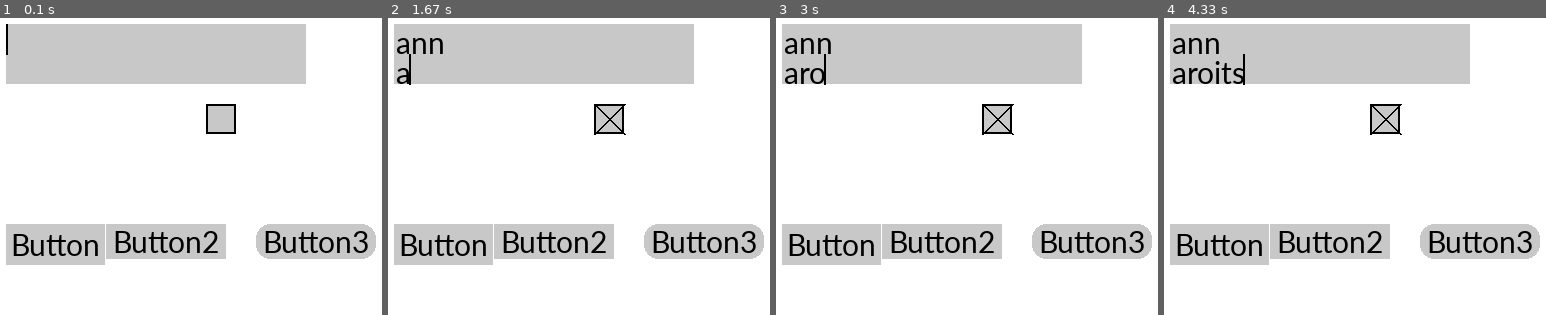
Above: before the commit, frames 1-4 (left to right).
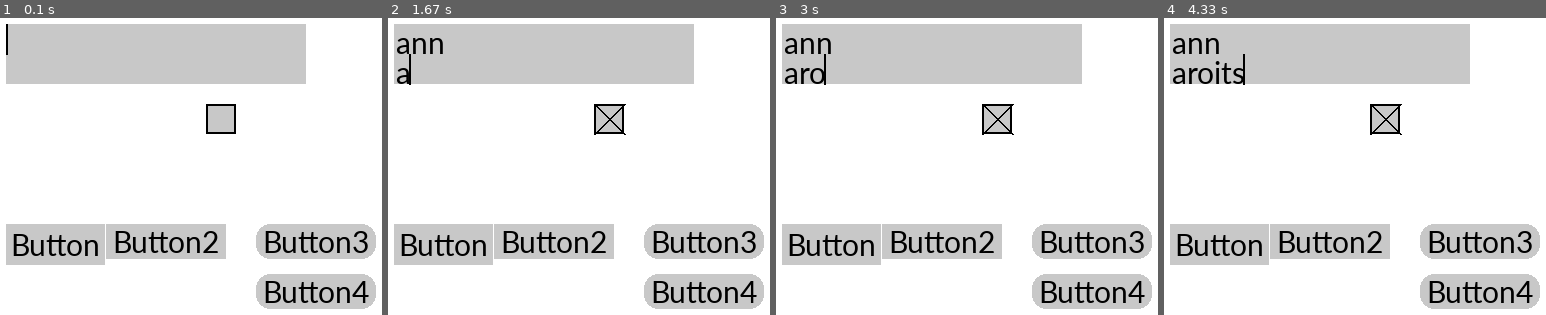
Above: after the commit, the same moments.

Repository: TheBigKahuna353/PygameUI
Game: pygame game, started from Example.py
Two runs of this game, one before a commit and one after it. Both use one fixed random seed, a clock stepped at 60 frames per second and the inputs below.
Inputs (mouse positions are in pixels of both pictures, inside the frame that each line leads up to):
- Up to frame 1 (0.1 s): no input
- Up to frame 2 (1.67 s): type "ann" at 0.33 s; tap Enter at 0.67 s; click (441, 243) at 0.93 s; click (609, 118) at 1.27 s; type "a" at 1.55 s
- Up to frame 3 (3 s): tap Enter at 1.68, 2.23, 2.78 s; type "r" at 2.1 s; type "o" at 2.65 s
- Up to frame 4 (4.33 s): type "i" at 3.2 s; tap Enter at 3.33, 3.88 s; type "t" at 3.75 s; type "s" at 4.3 s

The runs differ from the first frame. In frame 1, 3.5% of the frame differs, in the area x 67-99%, y 86-98%; in frame 2, 3.5%; in frame 3, 3.5%; in frame 4, 3.5%.

Commit message:
Added Outline Class

Diff:
--- a/Example.py
+++ b/Example.py
@@ -26,7 +26,7 @@
     w = 10,
     h = 5,
     calculateSize = True,
-    outline = True,
+    outline = UI.Outline(),
     background = (200,200,200),
     action = button_clicked,
     dont_generate = True
@@ -45,15 +45,15 @@
     w = 120,
     h = 35,
     text = "Button2",
-    half_outline = True,
     background = (200,200,200),
     hover_background_color = (240,240,240),
-    outline_color=(200,200,200)
+    outline=UI.Outline("half",outline_color=(200,200,200))
 )
 
 
 #create an image for our button
 img = UI.curve_square(120,35,0.4,(200,200,200))
+hover_img = UI.curve_square(130,45,0.4,(200,200,200))
 
 #create our button using our image
 button_img = UI.Button(
@@ -62,6 +62,13 @@
     image = img,
     enlarge = True,
     text = "Button3"
+)
+button_img2 = UI.Button(
+    x = 350,
+    y = 350,
+    image = img,
+    hover_image=hover_img,
+    text = "Button4"
 )
 
 
@@ -86,6 +93,7 @@
         print("button2 clicked")
 
     button_img.update()
+    button_img2.update()
     checkBox.update()
 
 
--- a/UI.py
+++ b/UI.py
@@ -29,10 +29,22 @@
     return surf
 
 
+class Outline:
+    def __init__(self, type="full", outline_amount = 2, outline_color = (0,0,0)):
+        self.type = type
+        self.s = outline_amount
+        self.col = outline_color
+
+    def _draw(self,surf,col,w,h):
+        if self.type == "half":
+            pygame.draw.rect(surf,col,(0,0, w-self.s,h-self.s))
+        elif self.type == "full":
+            pygame.draw.rect(surf,col,(self.s,self.s,w-self.s*2,h - self.s*2))
+
 
 #button class
 class Button:
-    def __init__(self,x,y,w= 0,h=0, calculateSize = False,text="",background = (255,255,255),font = "Calibri", font_size = 30, font_colour = (0,0,0), outline = False, outline_amount = 2, outline_color = (0,0,0), half_outline = False,action = None, action_arg = None, surf …(139 unchanged characters)…
+    def __init__(self,x,y,w= 0,h=0, calculateSize = False,text="",background = (255,255,255),font = "Calibri", font_size = 30, font_colour = (0,0,0), outline = None,action = None, action_arg = None, surf …(139 unchanged characters)…
         self.x = x
         self.y = y
         self.w = w
@@ -49,12 +61,9 @@
         self.background = background
         self.hover_background = self.background if hover_background_color == None else hover_background_color
         self.font = pygame.font.Font(pygame.font.match_font(font),font_size)
-        self.outline = outline
-        self.outline_amount = outline_amount
-        self.outline_color = outline_color
-        self.half_outline = half_outline
+        self.out = outline
         self.action = action
-        self.image = image
+        self.image = image.copy() if image else None
         self.hover_image = hover_image
         self.enlarge = enlarge
         self.enlarge_amount = enlarge_amount
@@ -83,30 +92,30 @@
             self.image = pygame.Surface((self.w,self.h))
             self.hover_image = pygame.Surface((self.w,self.h))
             self.image.fill(self.background)
-            self.hover_image.fill(self.outline_color)
+            self.hover_image.fill(self.out.col)
             #self.hover_image.fill(self.hover_background)
-            if self.outline:
-                ow = self.outline_amount * 2
-                pygame.draw.rect(self.hover_image,self.hover_background,(self.outline_amount,self.outline_amount,self.w-ow,self.h - ow))
-            elif self.half_outline:
-                pygame.draw.rect(self.hover_image,self.hover_background,(0,0, self.w-self.outline_amount,self.h-self.outline_amount))
+            if self.out:
+                self.out._draw(self.hover_image,self.hover_background,self.w,self.h)
         elif self.hover_image == None:
             self.hover_image = self.image.copy()
-            if self.outline:
+            if self.out:
                 pygame.draw.rect(self.hover_image,(0,0,0,255),(0,0,self.w,self.outline_amount))
                 pygame.draw.rect(self.hover_image,(0,0,0,255),(0,0,self.outline_amount,self.h))
                 pygame.draw.rect(self.hover_image,(0,0,0,255),(self.w,self.h,-self.w,-self.outline_amount))
                 pygame.draw.rect(self.hover_image,(0,0,0,255),(self.w,self.h,-self.outline_amount, -self.h))
-            if self.enlarge:
-                size = (int(self.w * self.enlarge_amount), int(self.h * self.enlarge_amount))
-                self.dx, self.dy = size[0] - self.w, size[1] - self.h
-                self.hover_image = pygame.transform.scale(self.image,size)
+        if self.enlarge:
+            size = (int(self.w * self.enlarge_amount), int(self.h * self.enlarge_amount))
+            self.dx, self.dy = size[0] - self.w, size[1] - self.h
+            self.hover_image = pygame.transform.scale(self.image,size)
         if self.text != "":
             txt = self.font.render(self.text,True,self.text_colour)
             self.image.blit(txt,((self.w - txt.get_width())//2, (self.h - txt.get_height())//2))
             if self.enlarge:
                 txt = self.enlarge_font.render(self.text,True,self.text_colour)
             self.hover_image.blit(txt,((self.hover_image.get_width() - txt.get_width())//2, (self.hover_image.get_height() - txt.get_height())//2))
+        if self.hover_image.get_width() != self.w or self.hover_image.get_height() != self.h:
+            self.enlarge = True
+            self.dx, self.dy = self.hover_image.get_width() - self.w, self.hover_image.get_height() - self.h
 
 
     #if no width or height is given, calculate it with length of text
